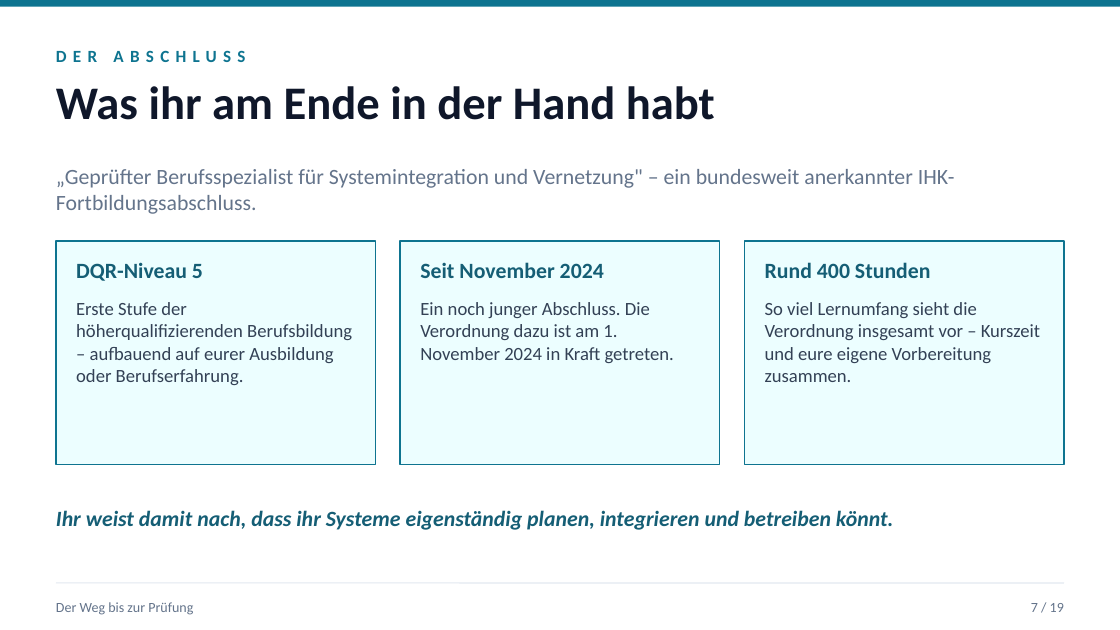
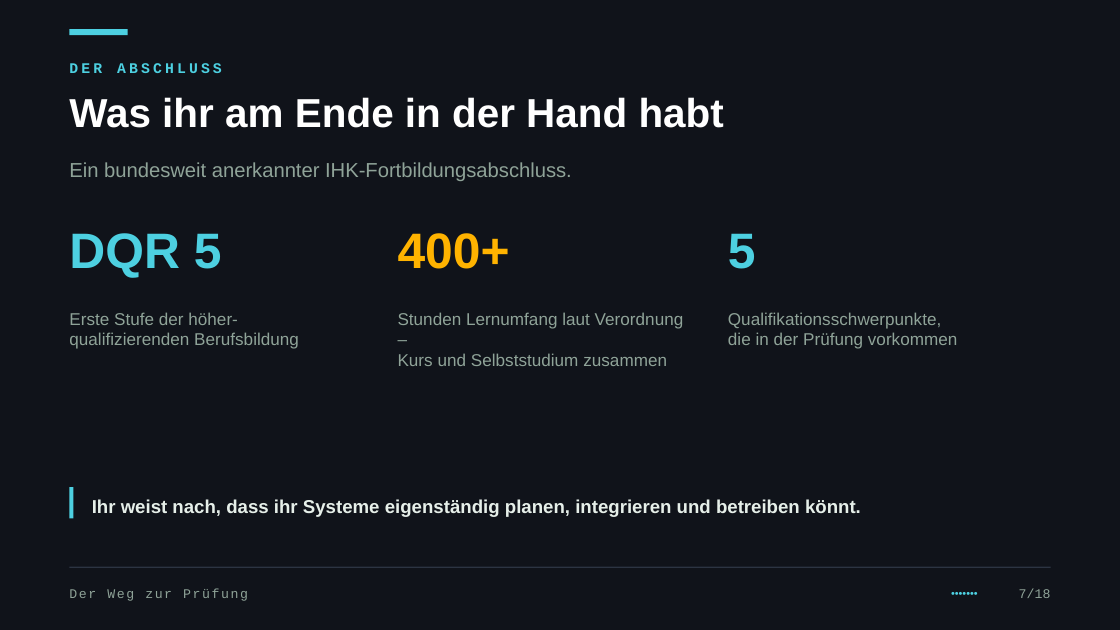
Before and after one commit to JacobMenge/kurs-unterlagen, a slide deck: slide 10 of folien/dist/00-orientierung.pptx. Drawn at 1120x630 pixels with LibreOffice and Linux fonts; fonts in the diff are those of the drawing. Boxes give left, top, right and bottom in pixels: in the first picture for what was removed or moved away, otherwise in the second. Text is boxed around its words. In the diff, an @@ line names an element or a change of style, - is before the commit and + after.

Commit message:
folien: dunkles design im terminal-look, themenfarben, kennzahlen und kapiteltrenner

```diff
--- a/folien/dist/00-orientierung.pptx
+++ b/folien/dist/00-orientierung.pptx
@@ background #FFFFFF to #10131A @@
@@ rectangle removed at bbox=[0, 0, 1120, 7] @@
@@ rectangle added at bbox=[69, 29, 128, 36], fill #4DD0E1 @@
@@ text "DER ABSCHLUSS": place and size @@
-text "DER ABSCHLUSS" at bbox=[56, 50, 245, 62]
+text "DER ABSCHLUSS" at bbox=[69, 63, 222, 73]
@@ text "DER ABSCHLUSS" at bbox=[69, 63, 222, 73]: size 11 to 9.5 pt, font Calibri to Courier New, text colour #0E7490 to #4DD0E1, letter spacing 4 to 2 pt @@
@@ text "Was ihr am Ende in ...": place and size @@
-text "Was ihr am Ende in ..." at bbox=[56, 86, 715, 120]
+text "Was ihr am Ende in ..." at bbox=[69, 97, 724, 128]
@@ text "Was ihr am Ende in ..." at bbox=[69, 97, 724, 128]: size 30 to 26 pt, font Calibri to Arial, text colour #0F172A to #FFFFFF @@
@@ text at bbox=[69, 162, 572, 181]: text changed; size 14 to 13 pt; font Calibri to Arial; text colour #64748B to #8FA398 @@
-„Geprüfter Berufsspezialist für Systemintegration und Vernetzung" – ein bundesweit anerkannter IHK-Fortbildungsabschluss.
+Ein bundesweit anerkannter IHK-Fortbildungsabschluss.
@@ text at bbox=[69, 233, 222, 278]: text changed; size 14 to 32 pt; font Calibri to Arial; text colour #155E75 to #4DD0E1 @@
-DQR-Niveau 5
+DQR 5
@@ text added at bbox=[398, 233, 510, 269], 32 pt, text #FFB300, bold @@
+400+
@@ text added at bbox=[728, 233, 756, 269], 32 pt, text #4DD0E1, bold @@
+5
@@ rectangle removed at bbox=[56, 241, 375, 465] @@
@@ rectangle removed at bbox=[400, 241, 719, 465] @@
@@ text removed at bbox=[420, 262, 604, 278] @@
-Seit November 2024
@@ rectangle removed at bbox=[745, 241, 1064, 465] @@
@@ text removed at bbox=[765, 262, 931, 278] @@
-Rund 400 Stunden
@@ text at bbox=[69, 312, 299, 349]: text changed; size 12 to 11 pt; font Calibri to Arial; text colour #334155 to #8FA398 @@
-Erste Stufe der höherqualifizierenden Berufsbildung – aufbauend auf eurer Ausbildung oder Berufserfahrung.
+Erste Stufe der höher-
+qualifizierenden Berufsbildung
@@ text added at bbox=[398, 312, 684, 366], 11 pt, text #8FA398 @@
+Stunden Lernumfang laut Verordnung –
+Kurs und Selbststudium zusammen
@@ text at bbox=[728, 312, 958, 349]: text changed; size 12 to 11 pt; font Calibri to Arial; text colour #334155 to #8FA398 @@
-Ein noch junger Abschluss. Die Verordnung dazu ist am 1. November 2024 in Kraft getreten.
+Qualifikationsschwerpunkte,
+die in der Prüfung vorkommen
@@ text removed at bbox=[765, 302, 1040, 382] @@
-So viel Lernumfang sieht die Verordnung insgesamt vor – Kurszeit und eure eigene Vorbereitung zusammen.
@@ rectangle added at bbox=[69, 487, 74, 519], fill #4DD0E1 @@
@@ text at bbox=[92, 499, 861, 517]: text changed; size 14 to 12 pt; font Calibri to Arial; text colour #155E75 to #E6EFE9; italic off @@
-Ihr weist damit nach, dass ihr Systeme eigenständig planen, integrieren und betreiben könnt.
+Ihr weist nach, dass ihr Systeme eigenständig planen, integrieren und betreiben könnt.
@@ line moved from (56, 584) - (1064, 584) to (69, 568) - (1051, 568) @@
@@ line (69, 568) - (1051, 568): stroke #E2E8F0 0.75 pt to #2C3442 0.75 pt @@
@@ text at bbox=[69, 588, 248, 601]: text changed; size 9 to 8.5 pt; font Calibri to Courier New; text colour #64748B to #8FA398 @@
-Der Weg bis zur Prüfung
+Der Weg zur Prüfung
@@ text added at bbox=[698, 579, 978, 608], 7 pt, text #4DD0E1 @@
+•••••••
@@ text at bbox=[1019, 588, 1051, 598]: text changed; size 9 to 8.5 pt; font Calibri to Courier New; text colour #64748B to #8FA398 @@
-7 / 19
+7/18
```
Also in this commit, not shown: 22 other slides changed, 11 other files.
